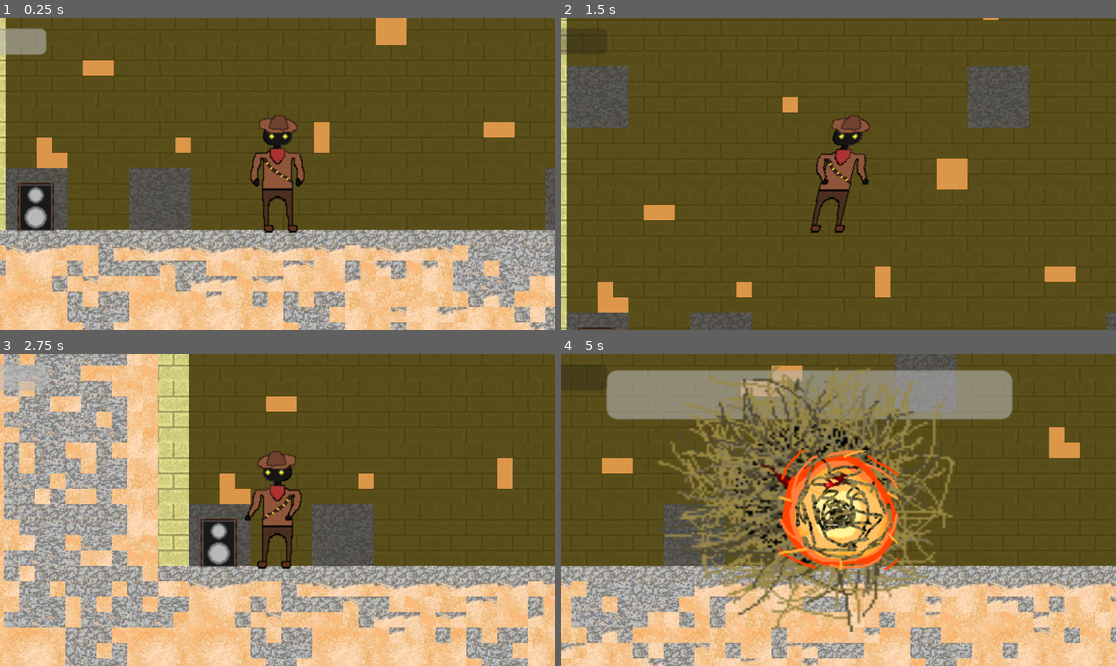
Above: before the commit, frames 1-4 (two rows, left to right).
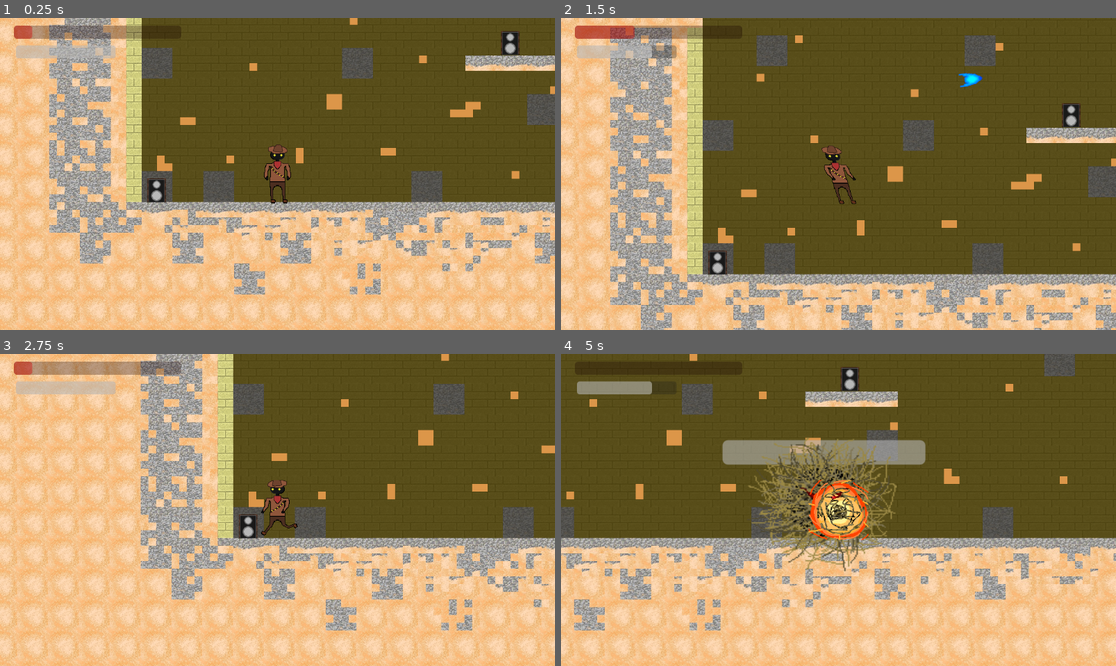
Above: after the commit, the same moments.

Repository: MGray2/Cowboy_With_A_Wand
Game: Godot game, scene res://scenes/main.tscn
Two runs of this game, one before a commit and one after it. Both use one fixed random seed, a clock stepped at 60 frames per second and the inputs below.
Inputs (mouse positions are in pixels of both pictures, inside the frame that each line leads up to):
- Up to frame 1 (0.25 s): no input
- Up to frame 2 (1.5 s): tap Enter (ui_accept) at 0.5, 0.77 s; move the mouse to (960, 158) at 0.52 s; hold D (right) from 0.53 s (still down); tap F (attack) at 0.6 s; move the mouse to (727, 189) at 1.27 s; tap E (heal) at 1.35 s
- Up to frame 3 (2.75 s): tap Enter (ui_accept) at 1.52 s; move the mouse to (333, 441) at 2.02 s; release D (right) at 2.03 s; hold A (left) from 2.03 s (still down); tap Q (mana) at 2.1 s
- Up to frame 4 (5 s): move the mouse to (810, 572) at 2.77 s; release A (left) at 2.78 s; hold D (right) 2.78-4.28 s; right-click (810, 572) at 2.85 s; tap Enter (ui_accept) at 3.02, 3.77, 4.52 s; move the mouse to (1005, 556) at 3.52 s; tap F (attack) at 3.6 s; move the mouse to (672, 463) at 4.27 s; hold A (left) from 4.28 s (still down); tap E (heal) at 4.35 s

The runs differ from the first frame. In frame 1, 52% of the frame differs, in the area x 0-100%, y 0-100%; in frame 2, 50%; in frame 3, 56%; in frame 4, 58%.

Commit message:
animation ye

Diff:
--- a/scenes/player.tscn
+++ b/scenes/player.tscn
@@ -327,10 +327,6 @@
 atlas = ExtResource("3_qns0h")
 region = Rect2(496, 0, 124, 124)
 
-[sub_resource type="AtlasTexture" id="AtlasTexture_bpcb3"]
-atlas = ExtResource("3_qns0h")
-region = Rect2(620, 0, 124, 124)
-
 [sub_resource type="AtlasTexture" id="AtlasTexture_h65tp"]
 atlas = ExtResource("3_qns0h")
 region = Rect2(744, 0, 124, 124)
@@ -521,7 +517,7 @@
 "speed": 5.0
 }, {
 "frames": [{
-"duration": 1.0,
+"duration": 0.11,
 "texture": SubResource("AtlasTexture_7kqlo")
 }, {
 "duration": 1.0,
@@ -533,18 +529,15 @@
 "duration": 1.0,
 "texture": SubResource("AtlasTexture_1feyl")
 }, {
-"duration": 1.0,
+"duration": 11.0,
 "texture": SubResource("AtlasTexture_wyo4w")
-}, {
-"duration": 1.0,
-"texture": SubResource("AtlasTexture_bpcb3")
 }, {
 "duration": 1.0,
 "texture": SubResource("AtlasTexture_h65tp")
 }],
 "loop": true,
 "name": &"Jump",
-"speed": 5.0
+"speed": 11.01
 }, {
 "frames": [{
 "duration": 1.0,
@@ -561,7 +554,7 @@
 }],
 "loop": true,
 "name": &"Run",
-"speed": 5.0
+"speed": 6.0
 }, {
 "frames": [{
 "duration": 1.0,
@@ -606,7 +599,8 @@
 
 [node name="AnimatedSprite2D" type="AnimatedSprite2D" parent="."]
 sprite_frames = SubResource("SpriteFrames_3th3l")
-animation = &"Invincible"
+animation = &"Jump"
+frame_progress = 0.0643665
 
 [node name="CollisionShape2D" type="CollisionShape2D" parent="."]
 shape = SubResource("CapsuleShape2D_pxnxi")
@@ -624,21 +618,20 @@
 [node name="Health" type="ProgressBar" parent="."]
 modulate = Color(0.905882, 0, 0, 1)
 self_modulate = Color(0.905882, 0, 0, 1)
-offset_left = -451.0
-offset_top = -192.0
-offset_right = -104.0
-offset_bottom = -165.0
+offset_left = -547.0
+offset_top = -308.0
+offset_right = -200.0
+offset_bottom = -281.0
 show_percentage = false
 
 [node name="Mana" type="ProgressBar" parent="."]
-offset_left = -447.0
-offset_top = -151.0
-offset_right = -240.0
-offset_bottom = -124.0
+offset_left = -543.0
+offset_top = -267.0
+offset_right = -336.0
+offset_bottom = -240.0
 show_percentage = false
 
 [node name="Camera2D" type="Camera2D" parent="."]
-zoom = Vector2(2, 2)
 
 [node name="invincible" type="Timer" parent="."]
 
Not shown: 1 places in scenes/player.tscn that only renumber resources
